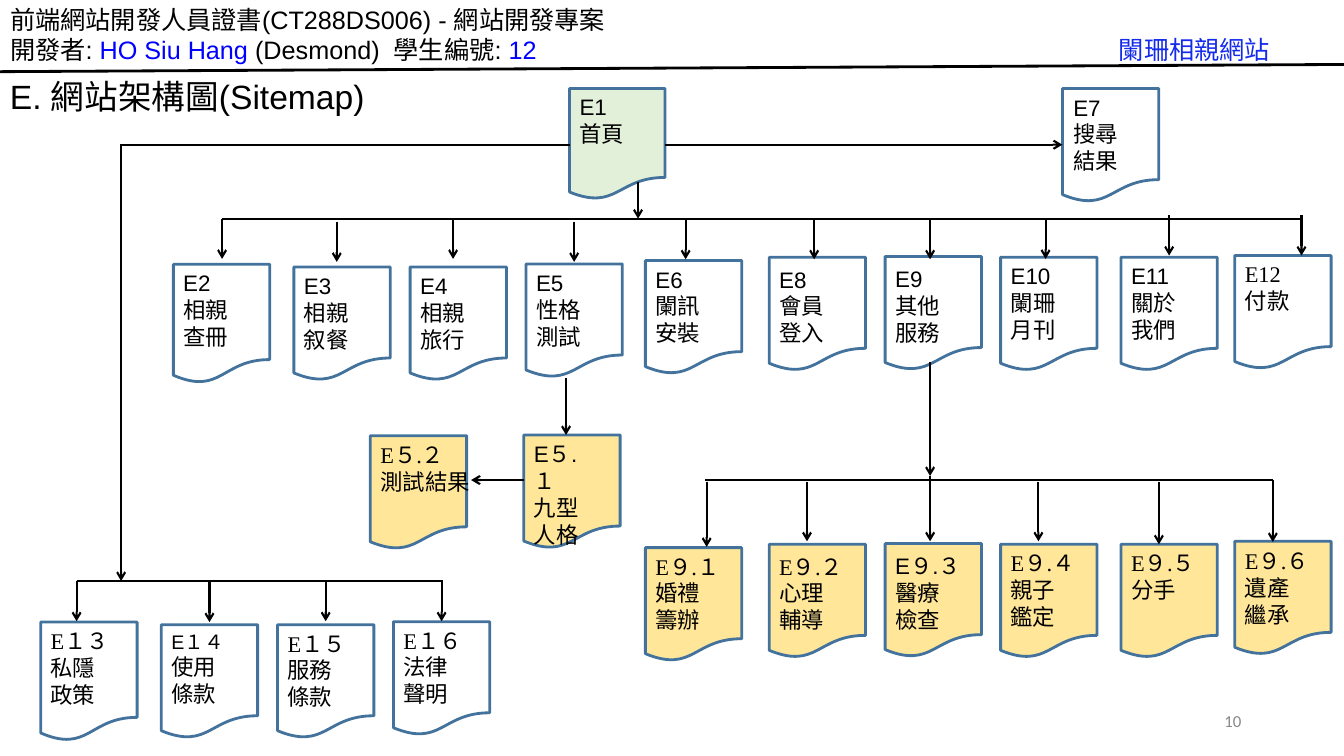
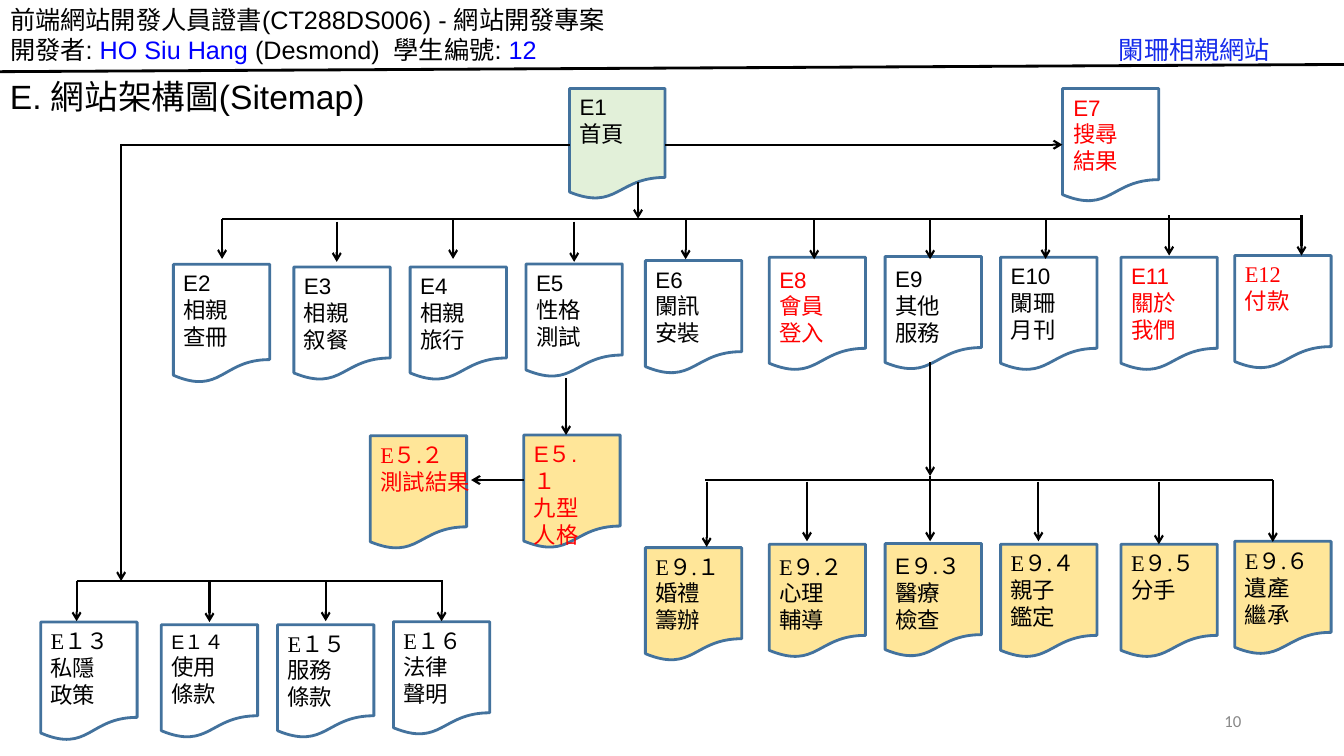
Before and after one commit to hosiuhangdesmond/lanshan_matchmaking, a slide deck: slide 10 of docs/12_HoSiuHang_Final_Project_V06.pptx. Drawn at 1344x756 pixels with LibreOffice and Linux fonts; fonts in the diff are those of the drawing; background and template pictures are left out. Boxes give left, top, right and bottom in pixels: in the first picture for what was removed or moved away, otherwise in the second. Text is boxed around its words. In the diff, an @@ line names an element or a change of style, - is before the commit and + after.

```diff
--- a/docs/12_HoSiuHang_Final_Project_V06.pptx
+++ b/docs/12_HoSiuHang_Final_Project_V06.pptx
@@ text colour #000000 to #FF0000 in 6 elements at <box>1073,100,1118,171</box>, <box>779,272,824,343</box>, <box>1131,268,1176,340</box>, <box>1245,267,1290,311</box>, <box>534,445,579,548</box>, <box>380,446,469,495</box> @@
```
Also in this commit, not shown: 3 other slides changed, 6 other files.
